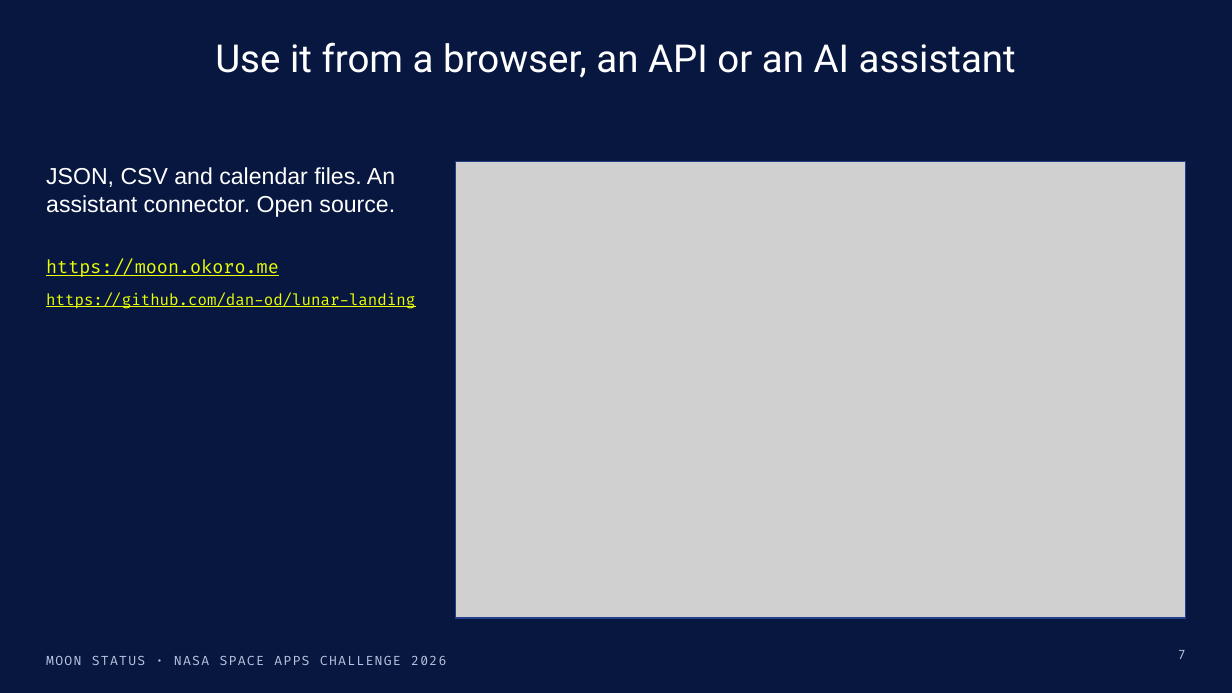
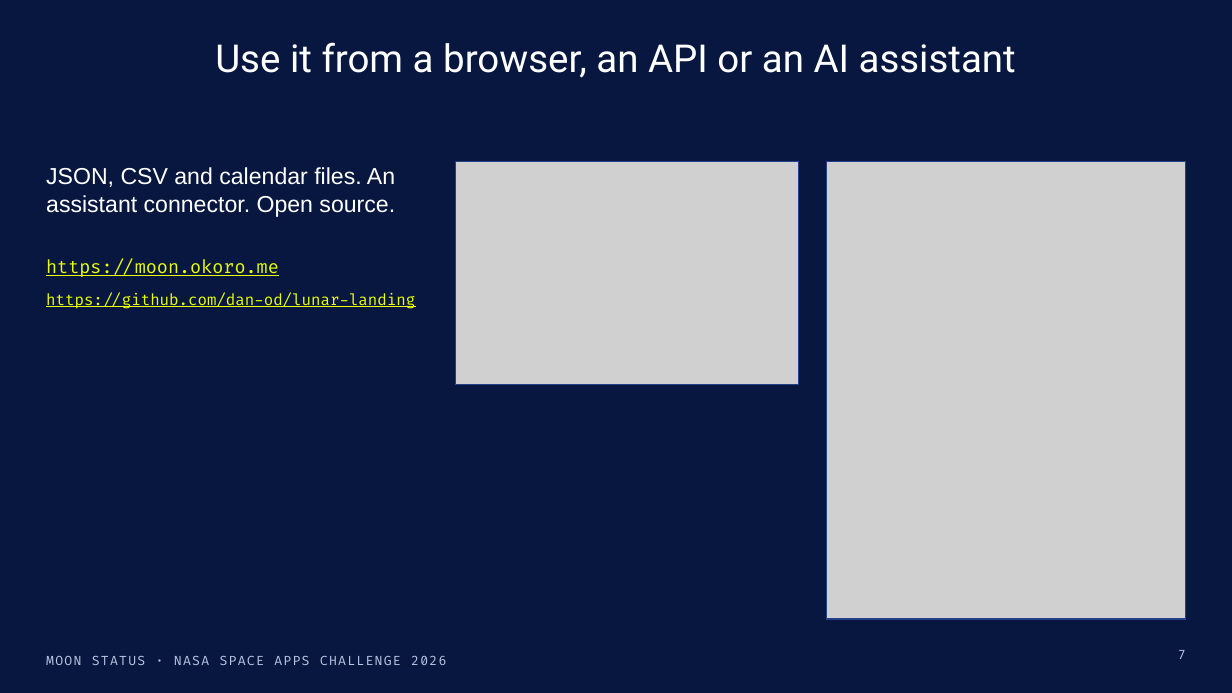
Before and after one commit to dan-od/lunar-landing, a slide deck: slide 7 of docs/demo/moon-status-demo.pptx. Drawn at 1232x693 pixels with LibreOffice and Linux fonts; fonts in the diff are those of the drawing; grey boxes stand for pictures. Boxes give left, top, right and bottom in pixels: in the first picture for what was removed or moved away, otherwise in the second. Text is boxed around its words. In the diff, an @@ line names an element or a change of style, - is before the commit and + after.

```diff
--- a/docs/demo/moon-status-demo.pptx
+++ b/docs/demo/moon-status-demo.pptx
@@ rectangle: place and size @@
-rectangle at (456,162,1186,618)
+rectangle at (456,162,799,384)
@@ picture: place and size @@
-picture at (456,162,1186,618)
+picture at (456,162,799,384)
@@ picture added at (826,162,1186,619) @@
@@ rectangle added at (826,162,1186,619), outline #23408A 1 pt @@
```
Also in this commit, not shown: 6 other slides changed, 12 other files.
